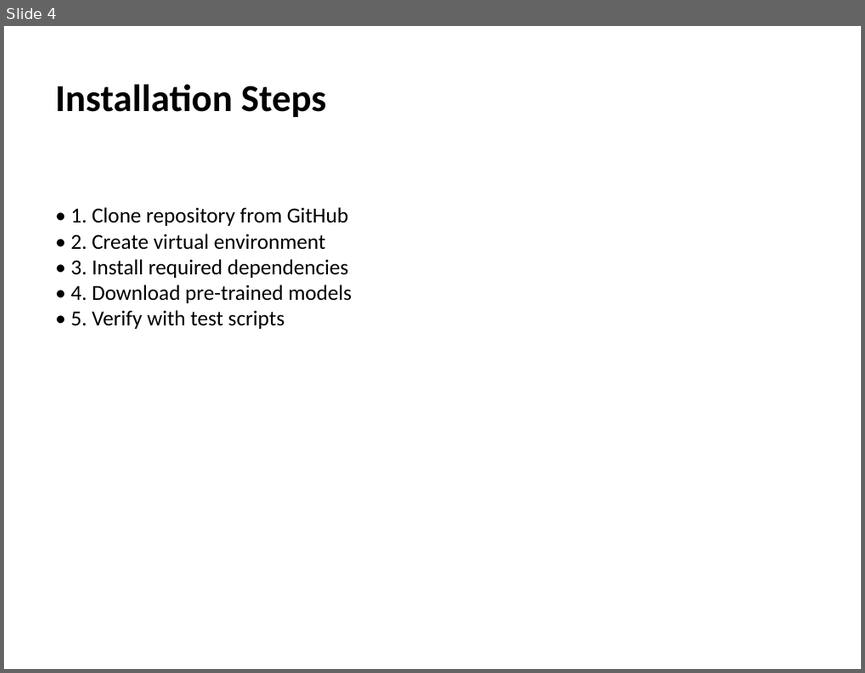
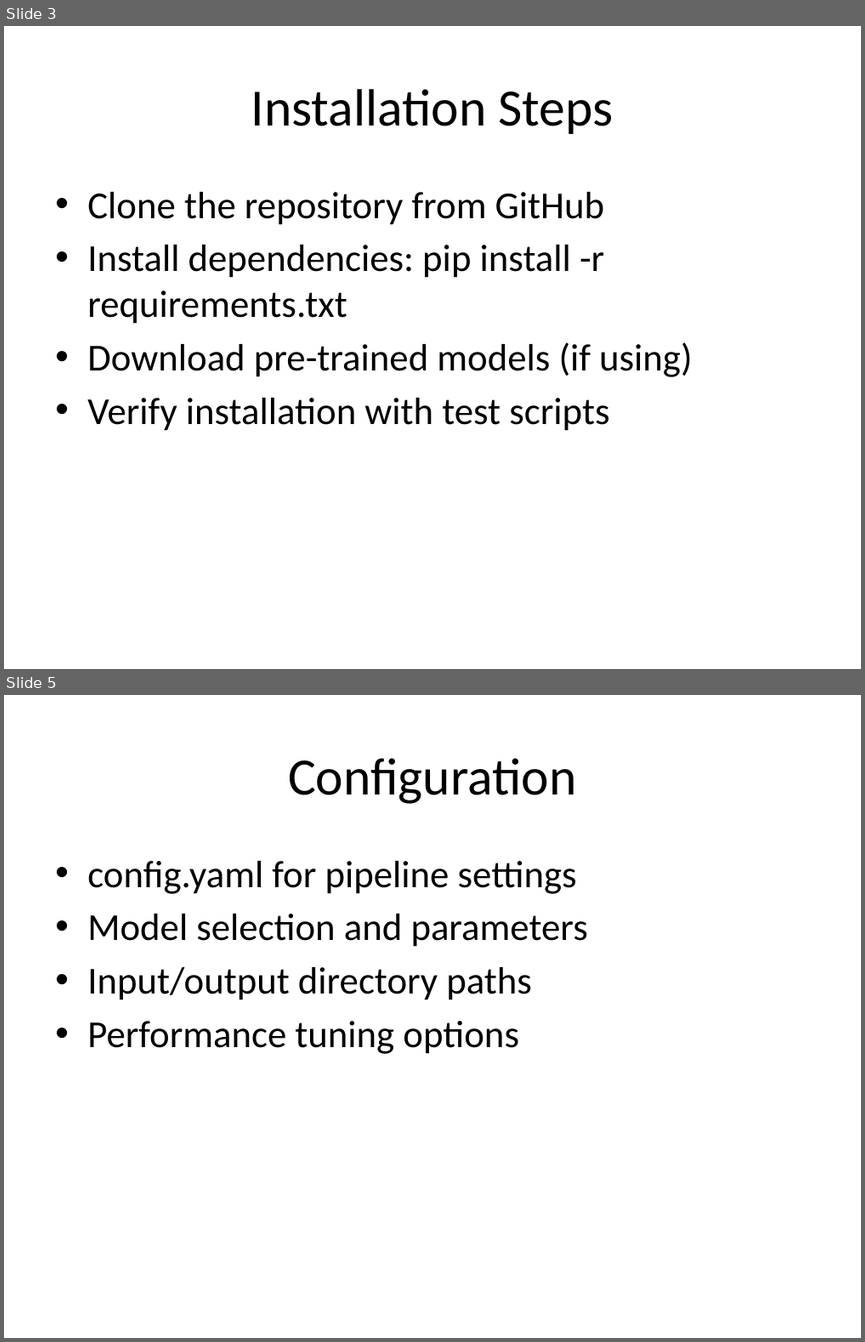
Before and after one commit to RichardScottOZ/powerpoint, a slide deck: examples/comic_analysis_getting_started.pptx. Shown one above the other, each under a label of ours: slide 4 before the commit, slides 3 and 5 after it; the slides between them are not shown. The pictures are 865x673 and 865x1342 pixels, drawn with LibreOffice and Linux fonts; fonts in the diff are those of the drawing. Boxes give left, top, right and bottom in pixels: in the first picture for what was removed or moved away, otherwise in the second. Text is boxed around its words. In the diff, an @@ line names an element or a change of style, - is before the commit and + after.

```diff
--- a/examples/comic_analysis_getting_started.pptx
+++ b/examples/comic_analysis_getting_started.pptx
@@ slide 5 added at (4,695,861,1338), background #FFFFFF @@
@@ title added at (288,758,576,804), 44 pt, text #000000 @@
+Configuration
@@ text added at (87,861,588,1054), 32 pt, text #000000 @@
+• config.yaml for pipeline settings
+• Model selection and parameters
+• Input/output directory paths
+• Performance tuning options
@@ what was slide 4 is now slide 3 @@
@@ slide 3 changed as well @@
@@ title "Installation Steps": place and size @@
-title "Installation Steps" at (55,84,326,117)
+title "Installation Steps" at (251,89,613,134)
@@ title "Installation Steps" at (251,89,613,134): size 32 to 44 pt, bold off; alignment left to centre; vertical alignment top to middle @@
@@ text at (87,192,692,431): text changed; size 18 to 32 pt @@
-• 1. Clone repository from GitHub
-• 2. Create virtual environment
-• 3. Install required dependencies
-• 4. Download pre-trained models
-• 5. Verify with test scripts
+• Clone the repository from GitHub
+• Install dependencies: pip install -r requirements.txt
+• Download pre-trained models (if using)
+• Verify installation with test scripts
```
Also in this commit, not shown: 2 other slides changed, 3 other slides added, 3 slides removed, 16 other files.
